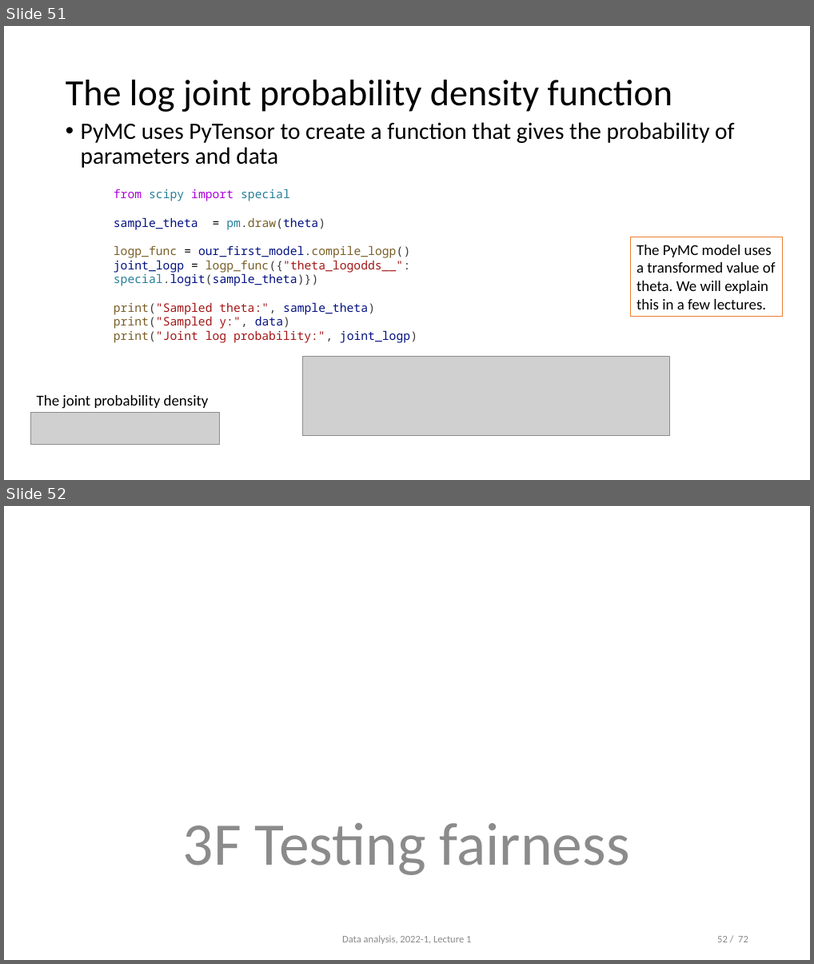
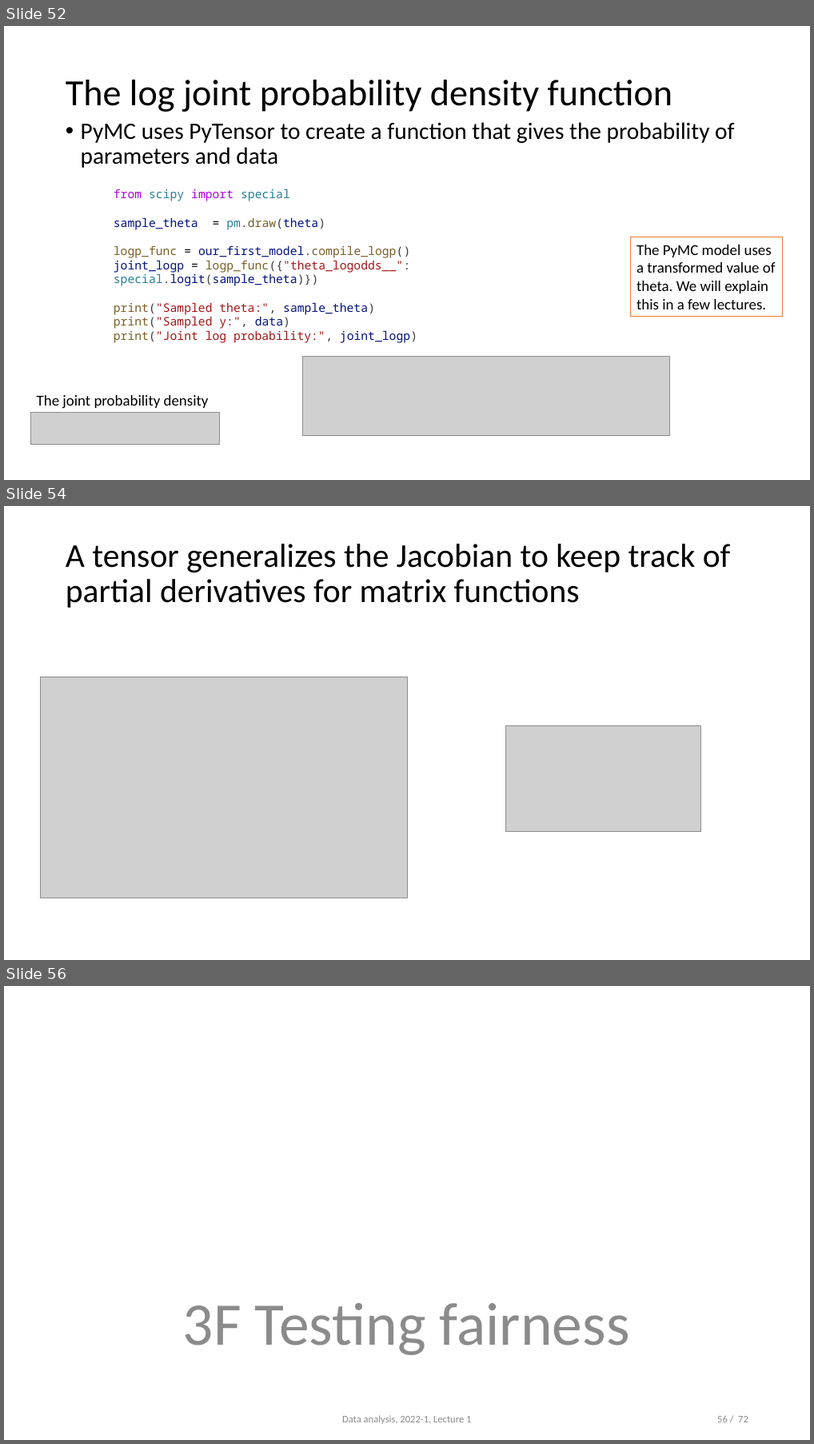
Before and after one commit to opherdonchin/StatisticalComputationAndAnalysis, a slide deck: Lectures/Lecture 3 PyMC and Sampling.pptx. Shown one above the other, each under a label of ours: slides 51 and 52 before the commit, slides 52, 54 and 56 after it; the slides between them are not shown. The pictures are 814x964 and 814x1444 pixels, drawn with LibreOffice and Linux fonts; fonts in the diff are those of the drawing; grey boxes stand for pictures. Boxes give left, top, right and bottom in pixels: in the first picture for what was removed or moved away, otherwise in the second. Text is boxed around its words. In the diff, an @@ line names an element or a change of style, - is before the commit and + after.

```diff
--- a/Lectures/Lecture 3 PyMC and Sampling.pptx
+++ b/Lectures/Lecture 3 PyMC and Sampling.pptx
@@ slide 54 added at (x1=4, y1=506, x2=810, y2=960), background #FFFFFF @@
@@ title added at (x1=66, y1=544, x2=731, y2=608), 39.6 pt, text #000000 @@
+A tensor generalizes the Jacobian to keep track of partial derivatives for matrix functions
@@ picture added at (x1=40, y1=676, x2=407, y2=897) @@
@@ picture added at (x1=506, y1=725, x2=701, y2=831) @@
@@ what was slide 51 is now slide 52 @@
@@ what was slide 52 is now slide 56 @@
@@ page number at (x1=718, y1=1415, x2=749, y2=1422): text changed @@
-52 / 72
+56 / 72
```
Also in this commit, not shown: 1 slide changed, 3 other slides added.
